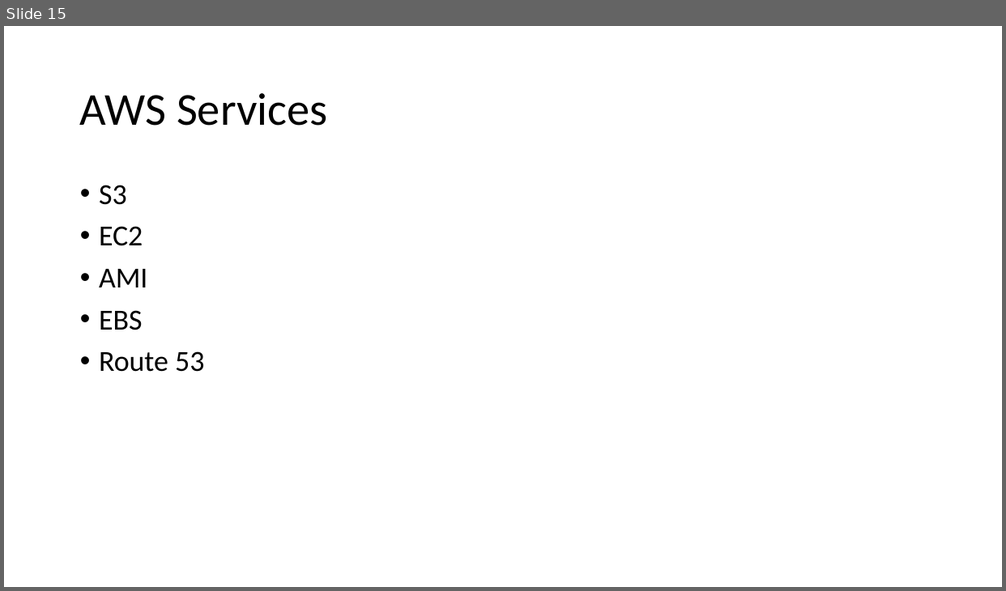
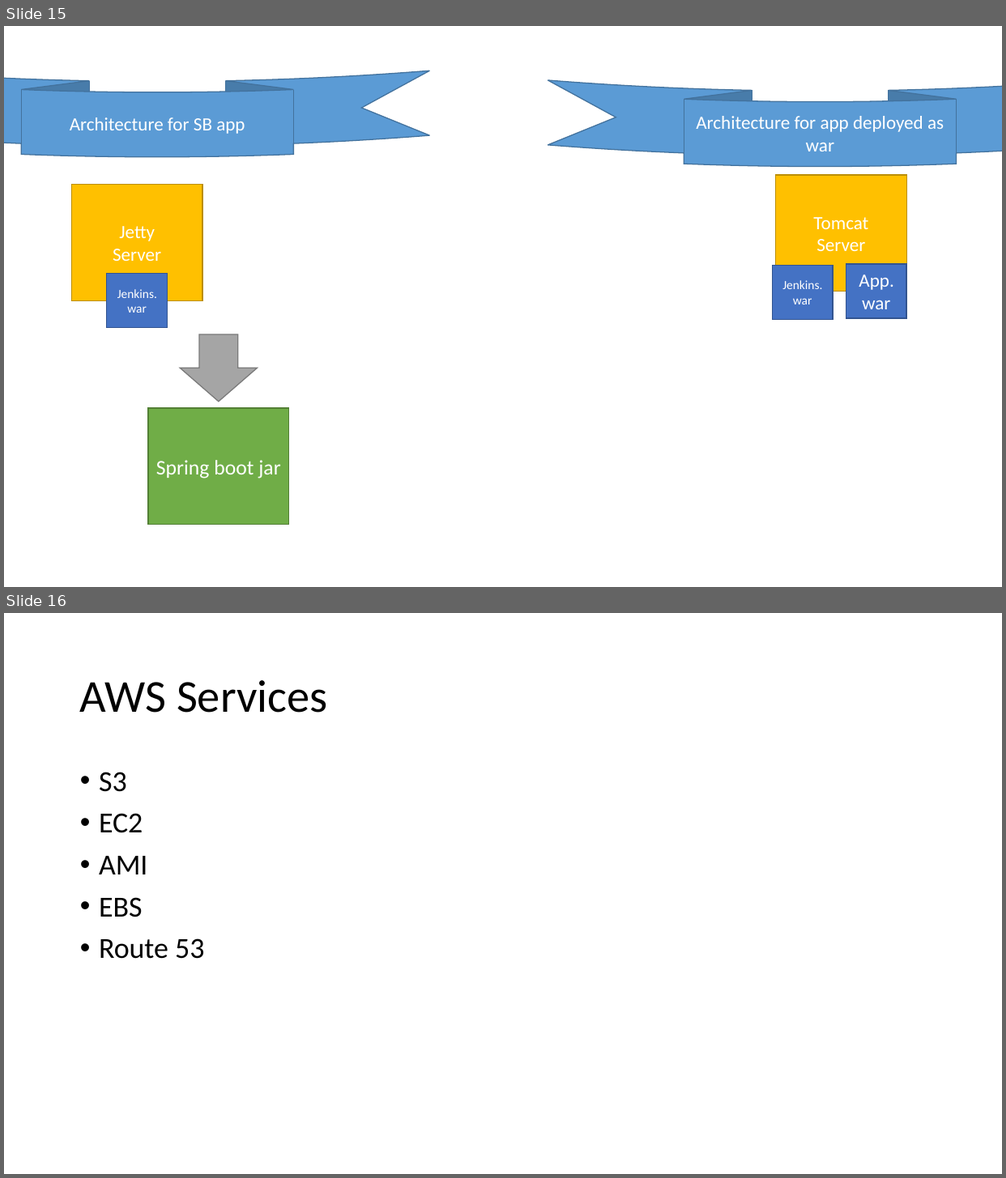
Before and after one commit to 200914ROC2/Training, a slide deck: 7Week-DevOps-AWS/7w-aws-devops.pptx. Shown one above the other, each under a label of ours: slide 15 before the commit, slides 15 and 16 after it. The pictures are 1006x591 and 1006x1178 pixels, drawn with LibreOffice and Linux fonts; fonts in the diff are those of the drawing. Boxes give left, top, right and bottom in pixels: in the first picture for what was removed or moved away, otherwise in the second. Text is boxed around its words. In the diff, an @@ line names an element or a change of style, - is before the commit and + after.

```diff
--- a/7Week-DevOps-AWS/7w-aws-devops.pptx
+++ b/7Week-DevOps-AWS/7w-aws-devops.pptx
@@ slide 15 added at (4, 26, 1002, 587), background #FFFFFF @@
@@ ellipse ribbon added at (4, 71, 430, 157), fill #5B9BD5, outline #43739E 1 pt, 18 pt, text #FFFFFF @@
+Architecture for SB app
@@ ellipse ribbon added at (548, 80, 1002, 166), fill #5B9BD5, outline #43739E 1 pt, 18 pt, text #FFFFFF @@
+Architecture for app deployed as war
@@ rectangle added at (71, 185, 202, 301), fill #FFC000, outline #BD8E00 1 pt, 18 pt, text #FFFFFF @@
+Jetty
+Server
@@ rectangle added at (776, 175, 907, 292), fill #FFC000, outline #BD8E00 1 pt, 18 pt, text #FFFFFF @@
+Tomcat
+Server
@@ rectangle added at (772, 266, 833, 319), fill #4472C4, outline #325491 1 pt, 12 pt, text #FFFFFF @@
+Jenkins.war
@@ rectangle added at (846, 264, 907, 318), fill #4472C4, outline #325491 1 pt, 18 pt, text #FFFFFF @@
+App.war
@@ rectangle added at (107, 274, 167, 327), fill #4472C4, outline #325491 1 pt, 12 pt, text #FFFFFF @@
+Jenkins.war
@@ down arrow added at (180, 335, 257, 402), fill #A5A5A5, outline #7A7A7A 1 pt @@
@@ rectangle added at (148, 408, 289, 525), fill #70AD47, outline #538035 1 pt, 20 pt, text #FFFFFF @@
+Spring boot jar
@@ what was slide 15 is now slide 16 @@
```
Also in this commit, not shown: 1 slide changed.
